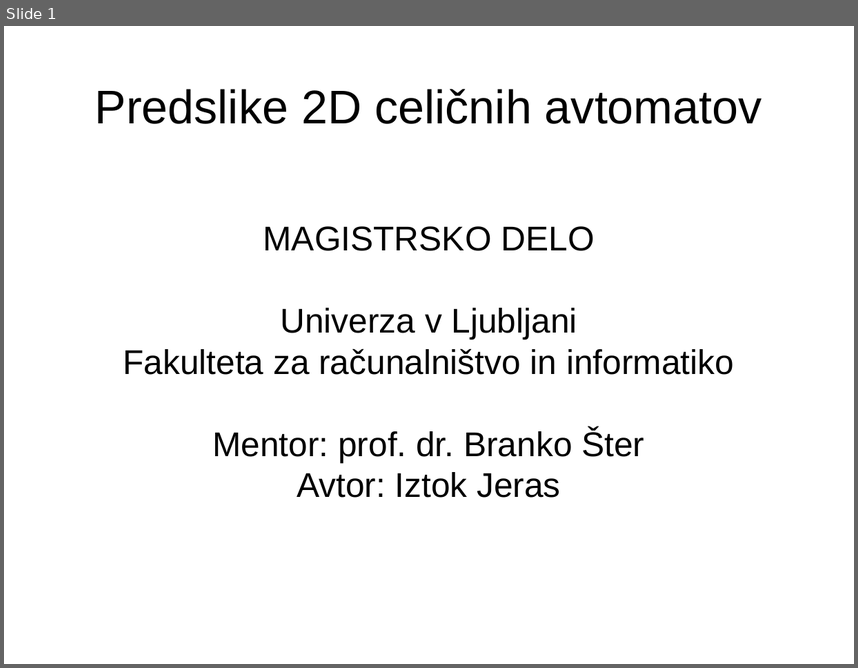
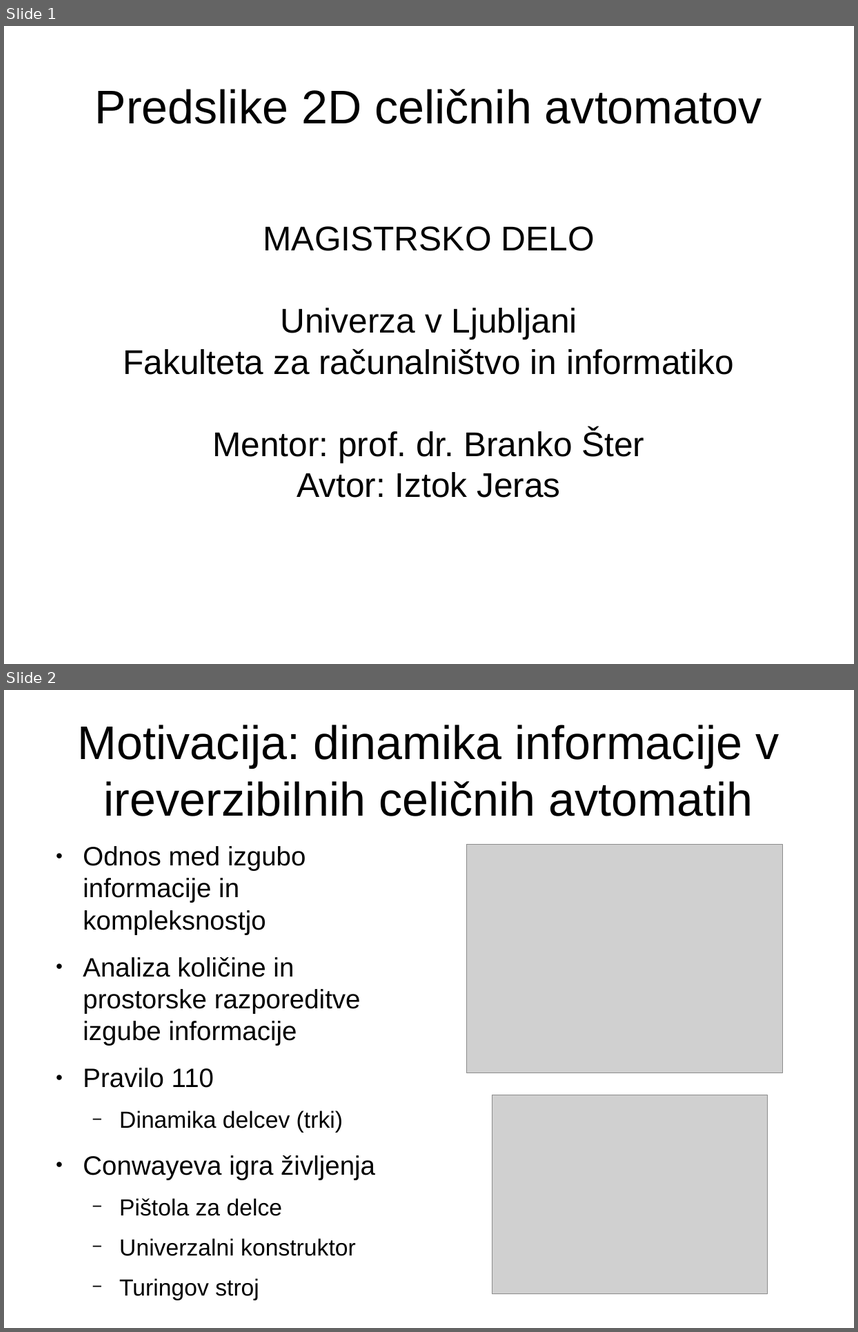
Before and after one commit to jeras/fri-latex-templates, a slide deck: predstavitev/predstavitev.odp. Shown one above the other, each under a label of ours: slide 1 before the commit, slides 1 and 2 after it. The pictures are 858x668 and 858x1332 pixels, drawn with LibreOffice and Linux fonts; fonts in the diff are those of the drawing; grey boxes stand for pictures. Boxes give left, top, right and bottom in pixels: in the first picture for what was removed or moved away, otherwise in the second. Text is boxed around its words. In the diff, an @@ line names an element or a change of style, - is before the commit and + after.

```diff
--- a/predstavitev/predstavitev.odp
+++ b/predstavitev/predstavitev.odp
@@ slide 2 added at (4,690,854,1328), background #FFFFFF @@
@@ title added at (78,724,779,816), 44 pt, text #000000 @@
+Motivacija: dinamika informacije v ireverzibilnih celičnih avtomatih
@@ text added at (83,846,375,1300), 24.8 pt, text #000000 @@
+● Odnos med izgubo informacije in kompleksnostjo
+● Analiza količine in prostorske razporeditve izgube informacije
+● Pravilo 110
+  − Dinamika delcev (trki)
+● Conwayeva igra življenja
+  − Pištola za delce
+  − Univerzalni konstruktor
+  − Turingov stroj
@@ picture added at (467,845,783,1073) @@
@@ picture added at (493,1095,769,1293) @@
```
Also in this commit, not shown: 1 other slide added, 2 slides removed, 2 other files.
